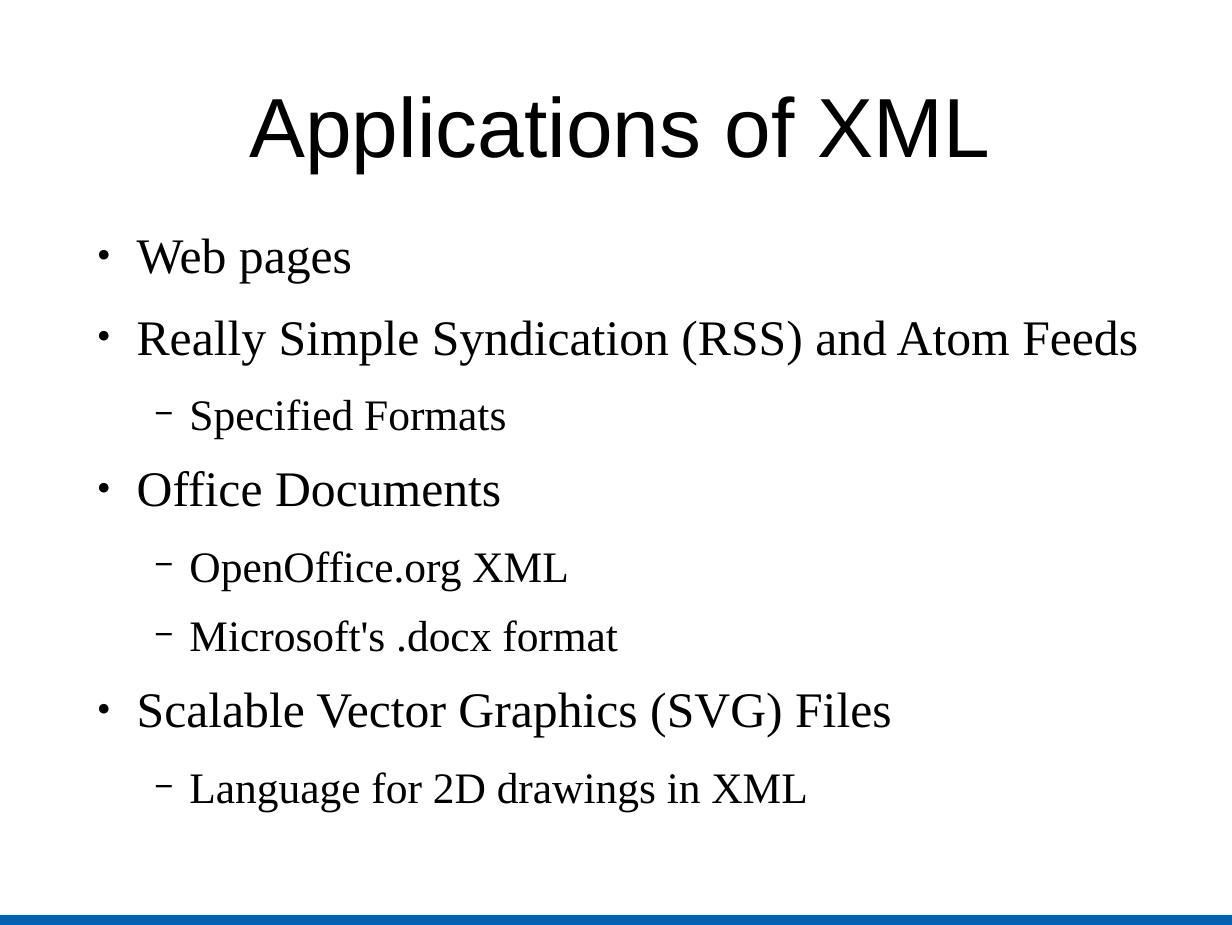
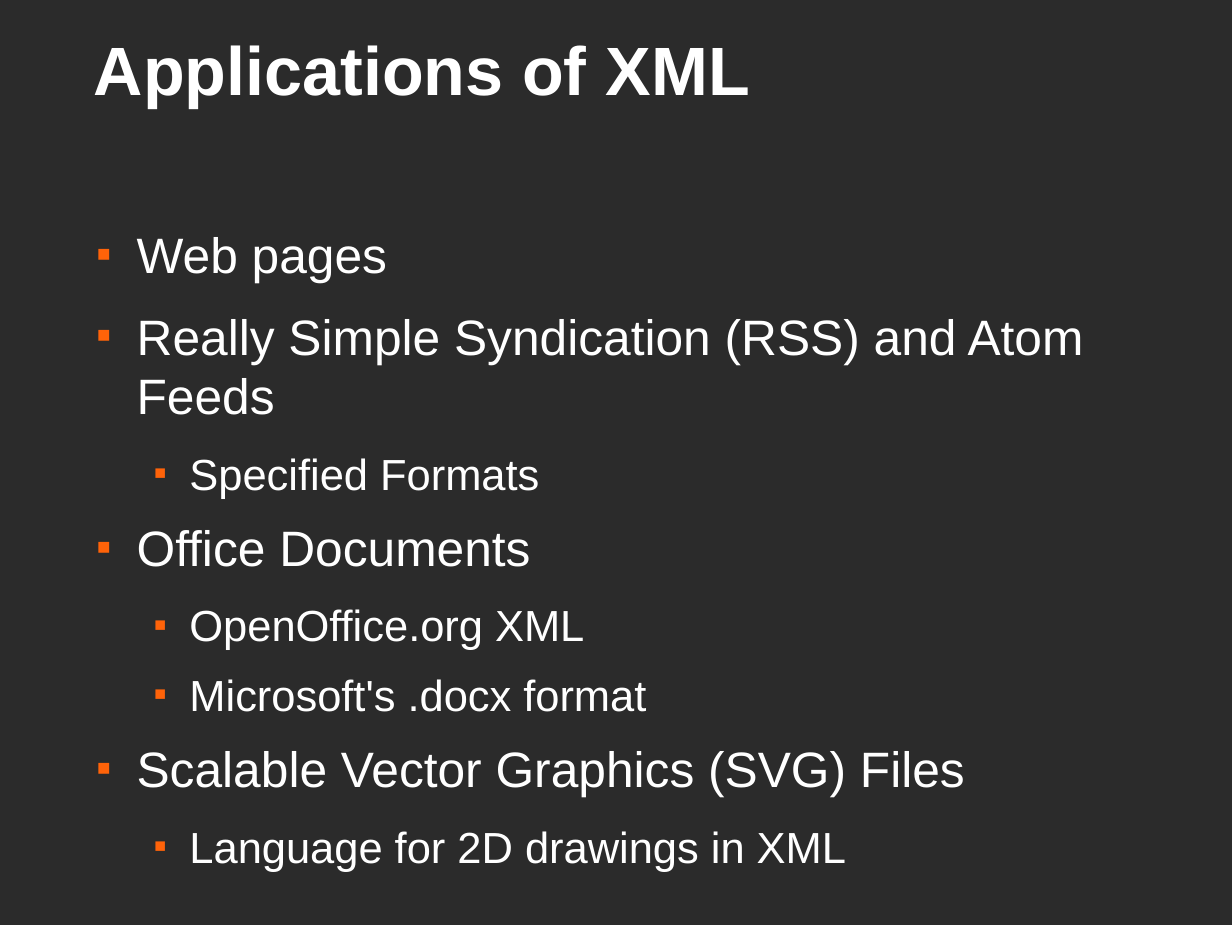
Before and after one commit to kratos12000/FastXMLDiff, a slide deck: slide 5 of Presentation/Slides.odp. Drawn at 1232x925 pixels with LibreOffice and Linux fonts; fonts in the diff are those of the drawing; background and template pictures are left out; a plain dark background stands for a picture behind light text. Boxes give left, top, right and bottom in pixels: in the first picture for what was removed or moved away, otherwise in the second. Text is boxed around its words. In the diff, an @@ line names an element or a change of style, - is before the commit and + after.

```diff
--- a/Presentation/Slides.odp
+++ b/Presentation/Slides.odp
@@ background #FFFFFF to picture (left out) @@
@@ title "Applications of XML": place and size @@
-title "Applications of XML" at bbox=[249, 96, 989, 173]
+title "Applications of XML" at bbox=[94, 45, 750, 108]
@@ title "Applications of XML" at bbox=[94, 45, 750, 108]: size 54 to 44 pt, text colour #000000 to #FFFFFF, bold on; alignment centre to left @@
@@ text "Web pages" at bbox=[137, 237, 1084, 872]: font Times New Roman to Arial, text colour #000000 to #FFFFFF; bullet ● to ■; bullet colour #000000 to #FF6309; bullet − to ■ @@
@@ rectangle removed at bbox=[0, 914, 1232, 925] @@
```
Also in this commit, not shown: 32 other slides changed, 3 slides added, 1 other file.
